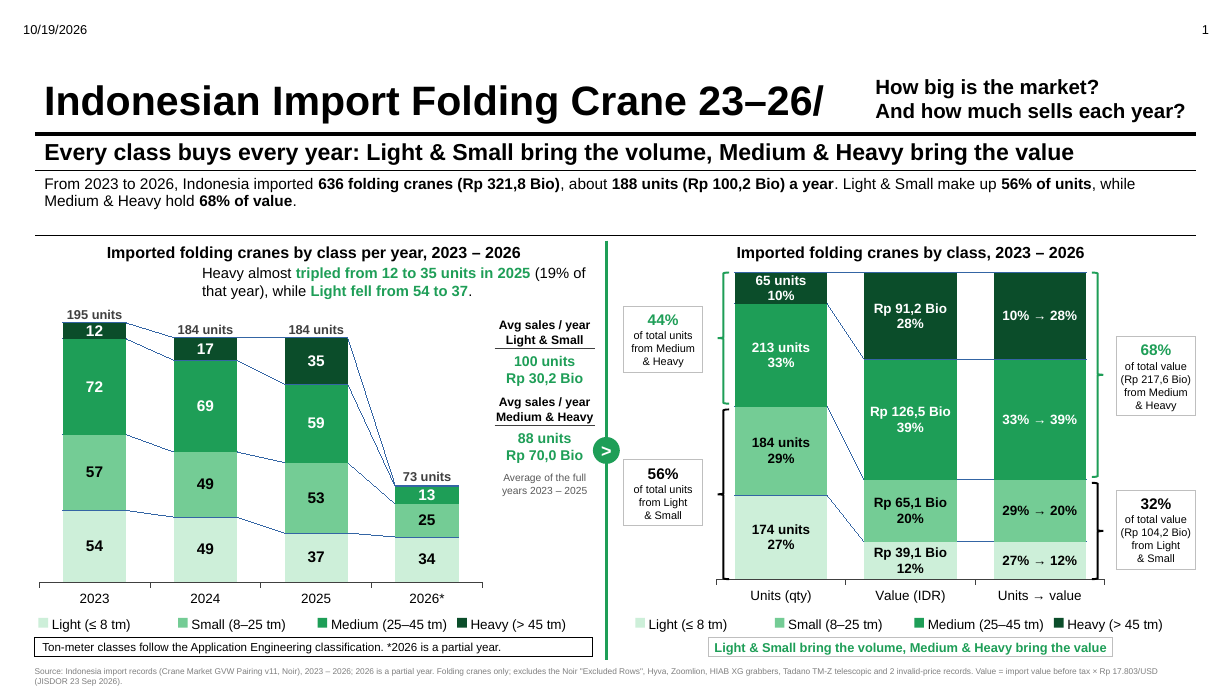
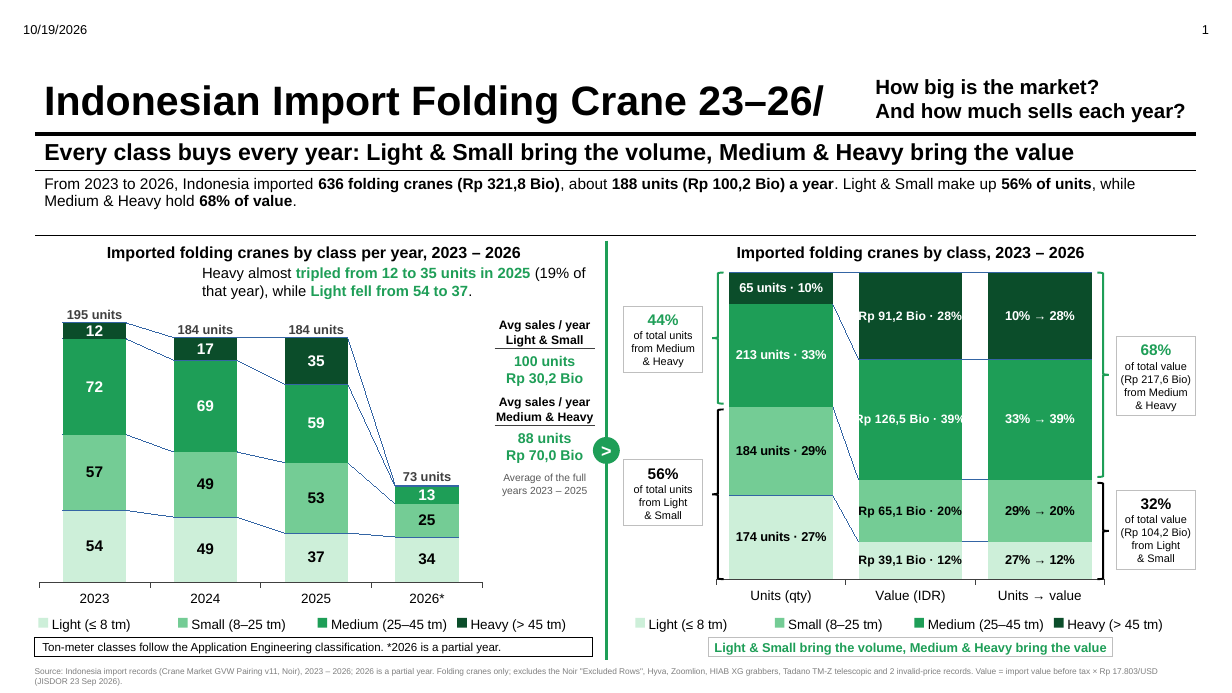
Before and after one commit to Godson7777/6month, a slide deck: slide 1 of nedp_deck/v7/CR_Deck.pptx. Drawn at 1232x693 pixels with LibreOffice and Linux fonts; fonts in the diff are those of the drawing. Boxes give left, top, right and bottom in pixels: in the first picture for what was removed or moved away, otherwise in the second. Text is boxed around its words. In the diff, an @@ line names an element or a change of style, - is before the commit and + after.

```diff
--- a/nedp_deck/v7/CR_Deck.pptx
+++ b/nedp_deck/v7/CR_Deck.pptx
@@ column stacked 100% chart at (x1=709, y1=266, x2=1114, y2=611) @@
@@ Series 1, Units (qty): 27 to 0.273585 @@
@@ Series 1, Value (IDR): 12 to 0.121385 @@
@@ Series 1, Units → value: 12 to 0.121385 @@
@@ data labels of Series 1 added @@
@@ Series 2, Units (qty): 29 to 0.289308 @@
@@ Series 2, Value (IDR): 20 to 0.2024 @@
@@ Series 2, Units → value: 20 to 0.2024 @@
@@ data labels of Series 2 added @@
@@ Series 3, Units (qty): 33 to 0.334906 @@
@@ Series 3, Value (IDR): 39 to 0.392995 @@
@@ Series 3, Units → value: 39 to 0.392995 @@
@@ data labels of Series 3 added @@
@@ Series 4, Units (qty): 10 to 0.102201 @@
@@ Series 4, Value (IDR): 28 to 0.28322 @@
@@ Series 4, Units → value: 28 to 0.28322 @@
@@ data labels of Series 4 added @@
@@ bar spacing changed @@
@@ left brace moved from (x1=718, y1=273, x2=729, y2=404) to (x1=713, y1=273, x2=724, y2=404) @@
@@ right brace moved from (x1=1092, y1=273, x2=1104, y2=477) to (x1=1098, y1=273, x2=1109, y2=477) @@
@@ left brace moved from (x1=718, y1=409, x2=729, y2=579) to (x1=713, y1=409, x2=724, y2=579) @@
@@ right brace moved from (x1=1092, y1=483, x2=1104, y2=579) to (x1=1098, y1=483, x2=1109, y2=579) @@
```
Also in this commit, not shown: 1 other slide changed, 2 other files.
